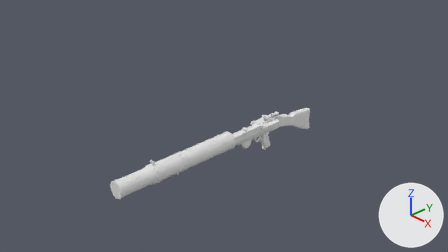
Two versions of the Blender file Lewis Gun/lewisGun.blend, one commit apart.
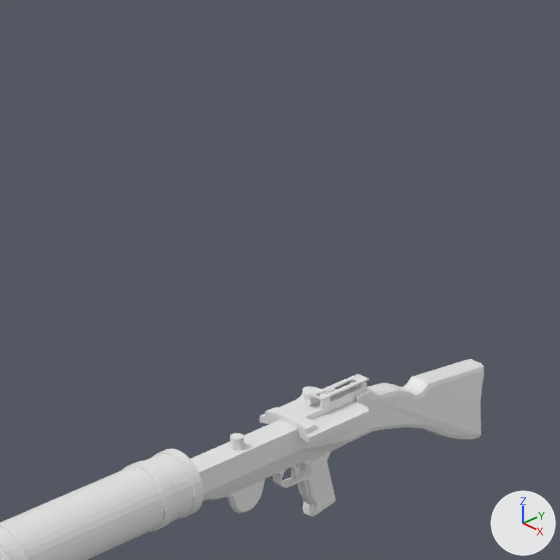
Old and new are each drawn from the file's camera 'Camera' and again close up on the part from 40% to 74% of the width and 5% to 64% of the height. Arrows for +X, +Y and +Z are at lower right; the lights stay in place. The first two pictures are the older version.

Names of what the first close-up shows: 'lewisGun'.
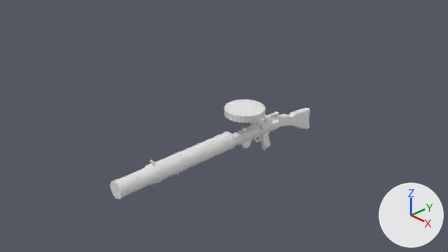
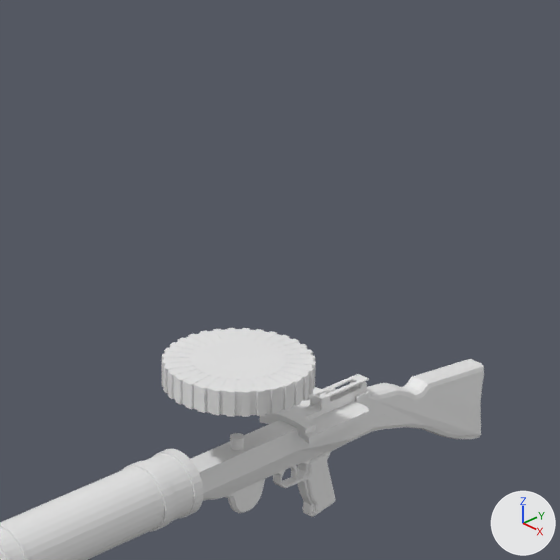
Edits to the bpy script that builds the scene:
```text
Change me_cylinder_001:
    used by ob_cylinder; location = (-1.312, 2.354, 0.651); scale = (-0.382, -0.382, -0.065)
    remove me_cylinder_001.from_pydata(...)  # 128 vertices, 68 faces; spans x -1.0..1.0, y -1.0..1.0, z -1.0..1.0
    add me_cylinder_001.from_pydata(...)  # 576 vertices, 420 faces; spans x -1.0..1.0, y -1.01..0.98, z 7.98..9.98
    me_cylinder_001 part 1: 576 vertices added at x -1.0..1.0, y -1.01..0.98, z 7.98..9.98
    other edits to the shape of me_cylinder_001 do not show in these pictures
Change ob_cylinder:
    ob_cylinder.location: (-1.312, 2.354, 0.651) -> (0.002, 0.53, 0.651)
    remove ob_cylinder.hide_set(True)
```

Pixel boxes [x1, y1, x2, y2] of what changed, in the close-ups (560 x 560 px):
'Cylinder', shown
    after: [162, 328, 316, 417]
